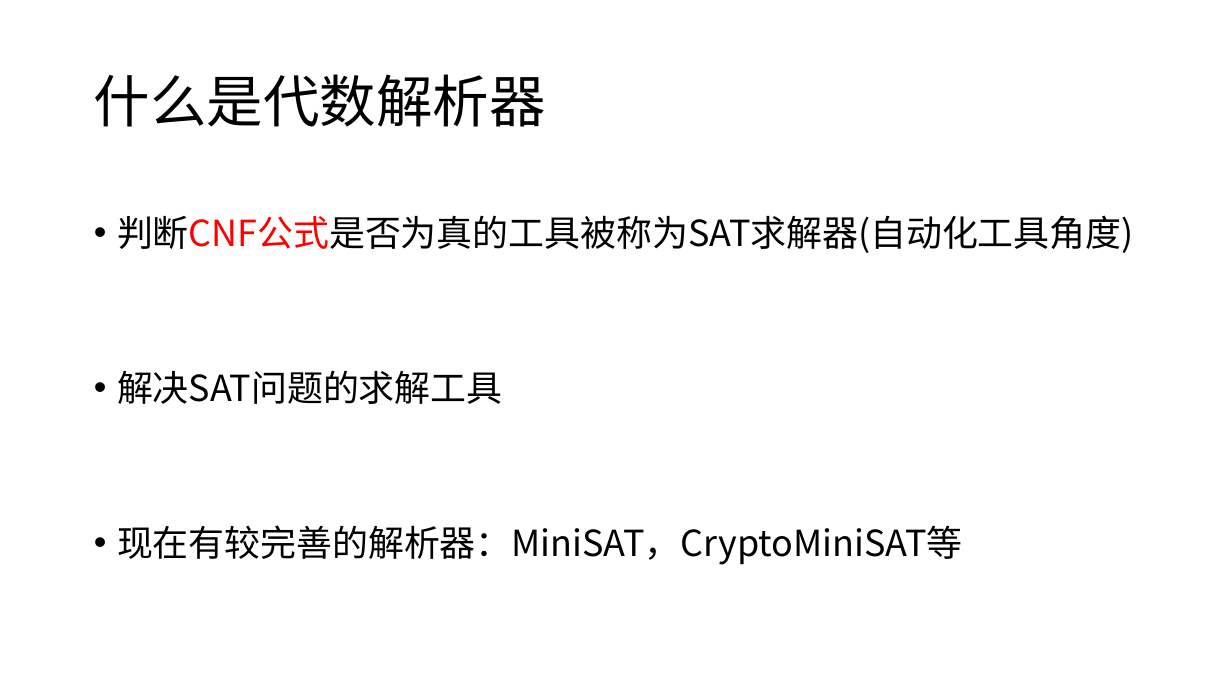
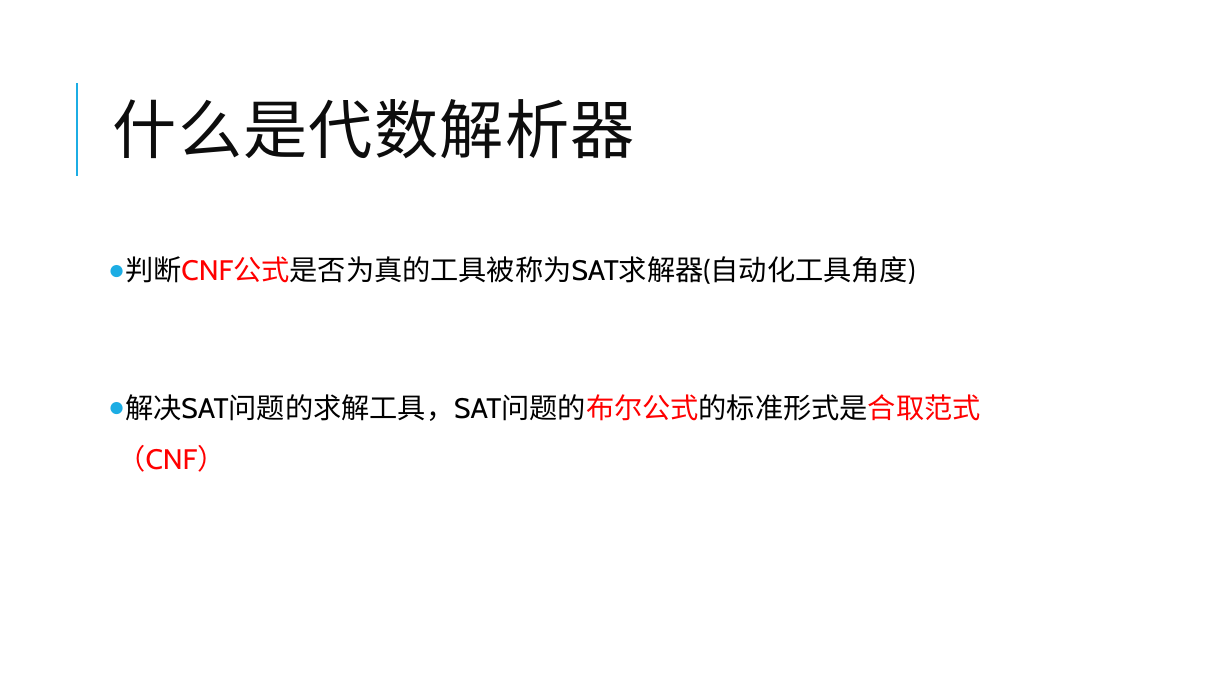
Before and after one commit to yberlin/hello-world, a slide deck: slide 3 of 数电/代数解析器与其密码学领域的应用.pptx. Drawn at 1232x693 pixels with LibreOffice and Linux fonts; fonts in the diff are those of the drawing. Boxes give left, top, right and bottom in pixels: in the first picture for what was removed or moved away, otherwise in the second. Text is boxed around its words. In the diff, an @@ line names an element or a change of style, - is before the commit and + after.

```diff
--- a/数电/代数解析器与其密码学领域的应用.pptx
+++ b/数电/代数解析器与其密码学领域的应用.pptx
@@ title "什么是代数解析器": place and size @@
-title "什么是代数解析器" at [94,74,546,127]
+title "什么是代数解析器" at [113,99,635,158]
@@ title "什么是代数解析器" at [113,99,635,158]: size 44 to 50 pt, font Noto Sans CJK SC to Calibri, text colour #000000 to #0D0D0D, letter spacing 0 to 1 pt; line spacing 0.9 to 0.8 @@
@@ line added from (77, 176) to (77, 83), #1CADE4 1.5 pt @@
@@ text "判断CNF公式是否为真的工具被称为SAT求解器(自动化工具角度)": place and size @@
-text "判断CNF公式是否为真的工具被称为SAT求解器(自动化工具角度)" at [117,215,1134,565]
+text "判断CNF公式是否为真的工具被称为SAT求解器(自动化工具角度)" at [117,256,981,472]
@@ text at [125,256,915,284]: size 28 to 22 pt, font Noto Sans CJK SC to Cabin in "判断CNF公式是否为真的工具被称为SAT求解器(自动化工具角度)"; bullet • to ●; more space between paragraphs @@
@@ text at [117,394,981,472]: text changed; size 28 to 22 pt; font Noto Sans CJK SC to Cabin @@
-• 解决SAT问题的求解工具
-• 现在有较完善的解析器：MiniSAT，CryptoMiniSAT等
+● 解决SAT问题的求解工具，SAT问题的布尔公式的标准形式是合取范式（CNF）
```
Also in this commit, not shown: 10 other slides changed, 7 slides added, 2 other files.
